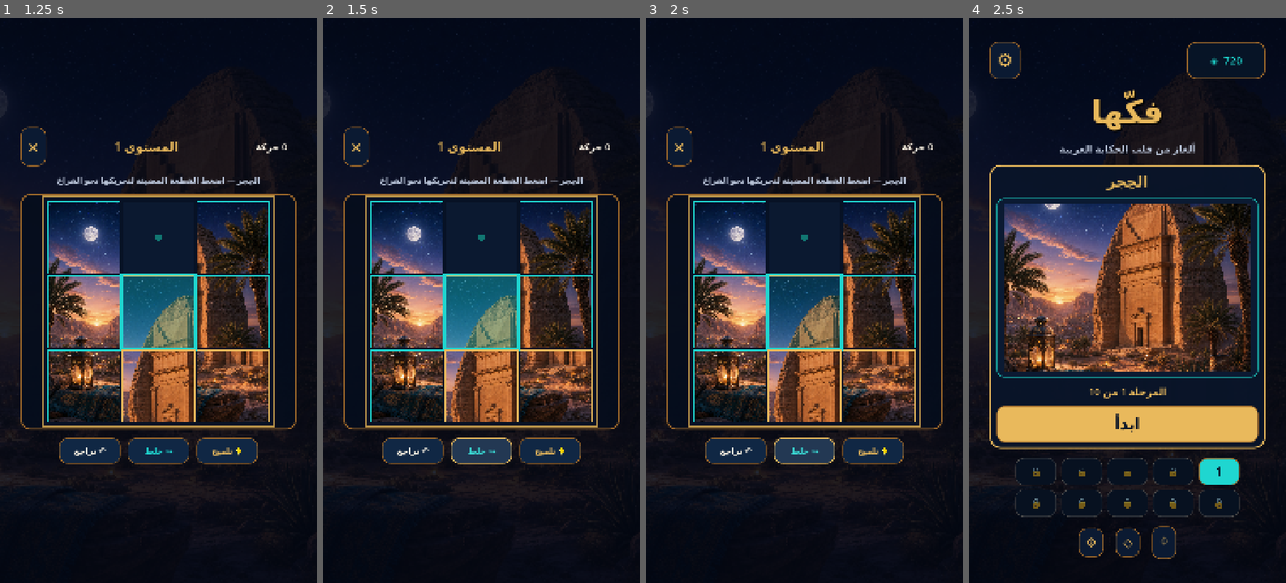
Above: before the commit, frames 1-4 (left to right).
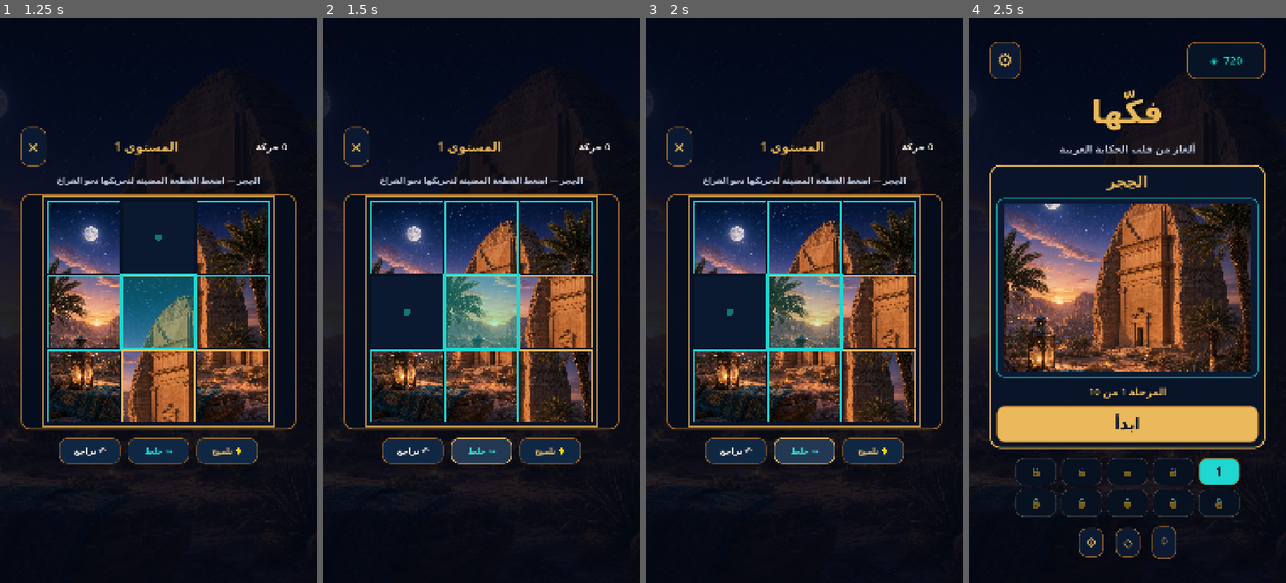
Above: after the commit, the same moments.

Repository: RUDY4K/plixfy
Game: Godot game, scene res://scenes/main.tscn
Same seed, same stepped clock (60 frames per second), same inputs: the game is played once before the commit and once after it.
Inputs:
- Up to frame 1 (1.25 s): click "ابدأ" at 0.5 s
- Up to frame 2 (1.5 s): click "↝ خلط" at 1.25 s
- Up to frame 3 (2 s): no input
- Up to frame 4 (2.5 s): click "×" at 2 s

Frame 1 is identical in both runs. In frame 2, 15% of the frame differs, in the area x 14-86%, y 32-72%; in frame 3, 15%; in frame 4, nothing differs.

Commit message:
fix: keep all Fakkaha puzzle tiles upright

Diff:
--- a/games/fakkaha/scripts/main.gd
+++ b/games/fakkaha/scripts/main.gd
@@ -3,16 +3,16 @@
 const PuzzleBoardScript = preload("res://scripts/puzzle_board.gd")
 const SAVE_PATH := "user://progress.cfg"
 const LEVELS := [
-    {"name": "الحِجر", "texture": preload("res://assets/levels/hegra_01.png"), "grid": 3, "shuffle": 3, "rotations": 0},
-    {"name": "الدرعية", "texture": preload("res://assets/levels/diriyah_02.png"), "grid": 3, "shuffle": 6, "rotations": 0},
-    {"name": "جدة التاريخية", "texture": preload("res://assets/levels/jeddah_03.png"), "grid": 3, "shuffle": 10, "rotations": 1},
-    {"name": "رجال ألمع", "texture": preload("res://assets/levels/rijal_almaa_04.png"), "grid": 3, "shuffle": 14, "rotations": 2},
-    {"name": "جزر فرسان", "texture": preload("res://assets/levels/farasan_05.png"), "grid": 4, "shuffle": 8, "rotations": 0},
-    {"name": "واحة الأحساء", "texture": preload("res://assets/levels/alahsa_06.png"), "grid": 4, "shuffle": 14, "rotations": 1},
-    {"name": "حافة العالم", "texture": preload("res://assets/levels/edge_world_07.png"), "grid": 4, "shuffle": 22, "rotations": 2},
-    {"name": "قصر المصمك", "texture": preload("res://assets/levels/masmak_08.png"), "grid": 4, "shuffle": 32, "rotations": 4},
-    {"name": "ورد الطائف", "texture": preload("res://assets/levels/taif_09.png"), "grid": 4, "shuffle": 46, "rotations": 7},
-    {"name": "جبال السودة", "texture": preload("res://assets/levels/soudah_10.png"), "grid": 4, "shuffle": 60, "rotations": 10},
+    {"name": "الحِجر", "texture": preload("res://assets/levels/hegra_01.png"), "grid": 3, "shuffle": 3},
+    {"name": "الدرعية", "texture": preload("res://assets/levels/diriyah_02.png"), "grid": 3, "shuffle": 6},
+    {"name": "جدة التاريخية", "texture": preload("res://assets/levels/jeddah_03.png"), "grid": 3, "shuffle": 10},
+    {"name": "رجال ألمع", "texture": preload("res://assets/levels/rijal_almaa_04.png"), "grid": 3, "shuffle": 14},
+    {"name": "جزر فرسان", "texture": preload("res://assets/levels/farasan_05.png"), "grid": 4, "shuffle": 8},
+    {"name": "واحة الأحساء", "texture": preload("res://assets/levels/alahsa_06.png"), "grid": 4, "shuffle": 14},
+    {"name": "حافة العالم", "texture": preload("res://assets/levels/edge_world_07.png"), "grid": 4, "shuffle": 22},
+    {"name": "قصر المصمك", "texture": preload("res://assets/levels/masmak_08.png"), "grid": 4, "shuffle": 32},
+    {"name": "ورد الطائف", "texture": preload("res://assets/levels/taif_09.png"), "grid": 4, "shuffle": 46},
+    {"name": "جبال السودة", "texture": preload("res://assets/levels/soudah_10.png"), "grid": 4, "shuffle": 60},
 ]
 
 const BG := Color("#071225")
@@ -200,7 +200,7 @@
     if selected_level == 1:
         guidance = "رتّب الصورة بتحريك القطع المجاورة نحو الفراغ"
     elif selected_level >= 2:
-        guidance = "حرّك القطع، واضغط القطعة البعيدة لتدويرها"
+        guidance = "رتّب الصورة بتحريك القطع المجاورة نحو الفراغ"
     column.add_child(_label(LEVELS[selected_level].name + " — " + guidance, 28, MUTED))
 
     var board_frame := PanelContainer.new()
@@ -217,7 +217,6 @@
     board.puzzle_texture = _level_texture(selected_level)
     board.grid_size = int(LEVELS[selected_level].grid)
     board.shuffle_steps = int(LEVELS[selected_level].shuffle)
-    board.rotated_tile_count = int(LEVELS[selected_level].rotations)
     board.tutorial_enabled = selected_level == 0
     board.moves_changed.connect(func(value: int) -> void: moves_label.text = "%d حركة" % value)
     board.puzzle_solved.connect(_complete_level)
--- a/games/fakkaha/scripts/puzzle_board.gd
+++ b/games/fakkaha/scripts/puzzle_board.gd
@@ -11,7 +11,6 @@
 @export var puzzle_texture: Texture2D
 @export_range(3, 4, 1) var grid_size := 4
 @export_range(1, 100, 1) var shuffle_steps := 24
-@export_range(0, 15, 1) var rotated_tile_count := 0
 @export var tutorial_enabled := false
 
 var order: Array[int] = []
@@ -60,14 +59,6 @@
         order[empty] = order[chosen]
         order[chosen] = -1
 
-    var rotation_candidates: Array[int] = []
-    for tile in range(tile_count - 1):
-        rotation_candidates.append(tile)
-    rotation_candidates.shuffle()
-    for index in range(mini(rotated_tile_count, rotation_candidates.size())):
-        var tile := rotation_candidates[index]
-        rotations[tile] = randi_range(1, 3)
-
     if _is_solved():
         var empty := order.find(-1)
         var chosen: int = _neighbours(empty).front()
@@ -120,14 +111,6 @@
     return order.duplicate()
 
 
-func get_rotated_tile_count() -> int:
-    var count := 0
-    for rotation in rotations:
-        if rotation != 0:
-            count += 1
-    return count
-
-
 func _gui_input(event: InputEvent) -> void:
     if locked:
         return
@@ -151,17 +134,17 @@
     if order[position] < 0:
         return
 
+    var empty := order.find(-1)
+    if position not in _neighbours(empty):
+        _pulse(empty)
+        Input.vibrate_handheld(10)
+        return
+
     tutorial_position = -1
     _remember_state()
-    var empty := order.find(-1)
-    if position in _neighbours(empty):
-        order[empty] = order[position]
-        order[position] = -1
-        _finish_action(empty)
-    else:
-        var tile := order[position]
-        rotations[tile] = (rotations[tile] + 1) % 4
-        _finish_action(position)
+    order[empty] = order[position]
+    order[position] = -1
+    _finish_action(empty)
 
 
 func _remember_state() -> void:
--- a/games/fakkaha/tests/smoke_test.gd
+++ b/games/fakkaha/tests/smoke_test.gd
@@ -17,7 +17,6 @@
 
     var board := PuzzleBoard.new()
     board.puzzle_texture = load("res://assets/levels/hegra_01.png")
-    board.rotated_tile_count = 2
     root.add_child(board)
     await process_frame
     assert(board.get_tile_order().size() == 16, "Puzzle must have 16 board positions")
@@ -32,12 +31,10 @@
     beginner.puzzle_texture = load("res://assets/levels/hegra_01.png")
     beginner.grid_size = 3
     beginner.shuffle_steps = 3
-    beginner.rotated_tile_count = 0
     beginner.tutorial_enabled = true
     root.add_child(beginner)
     await process_frame
     assert(beginner.get_tile_order().size() == 9, "The first level must use a 3 by 3 board")
-    assert(beginner.get_rotated_tile_count() == 0, "The first level must not rotate any tiles")
     assert(beginner.tutorial_position >= 0, "The first level must highlight a helpful opening move")
     print("FAKKAHA_SMOKE_OK")
     quit(0)
Not shown, changed: games/fakkaha/export_presets.cfg
Not shown, changed: games/fakkaha/README.md
